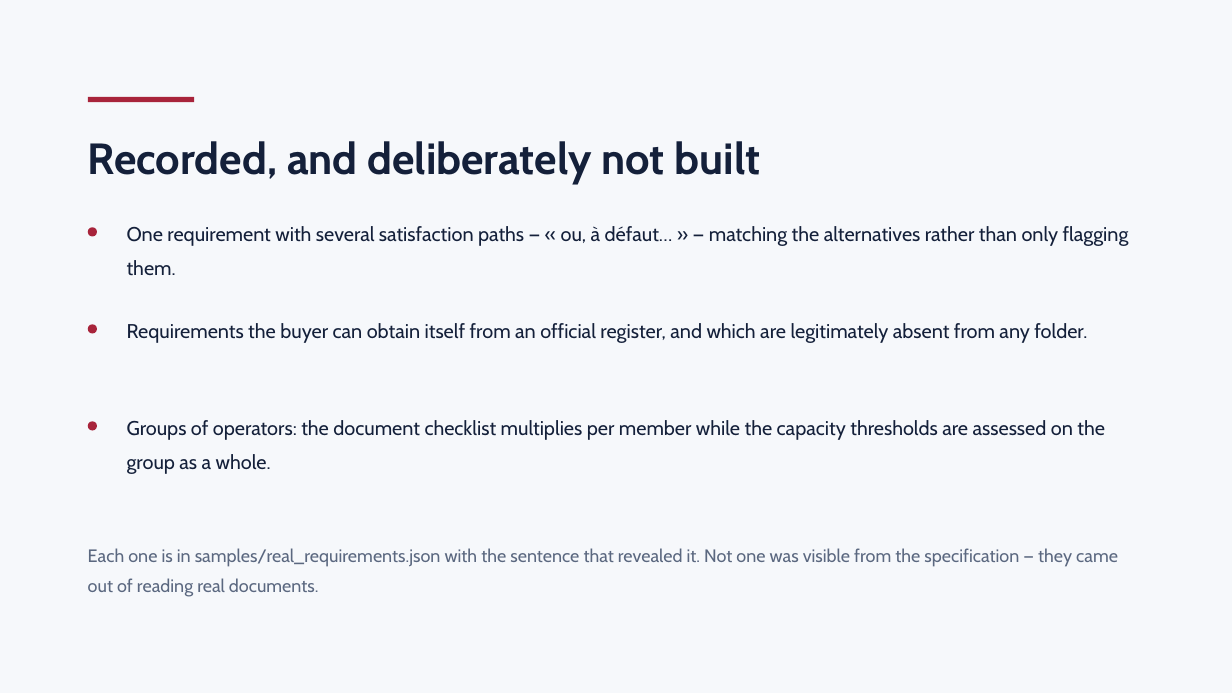
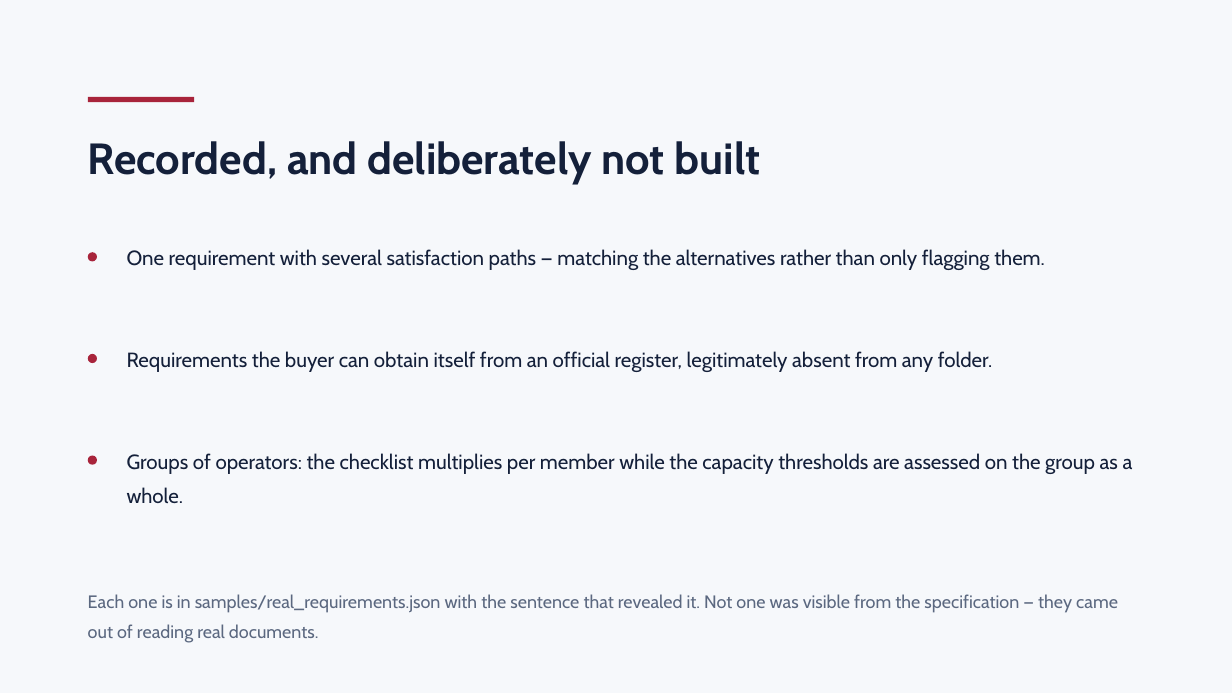
Before and after one commit to Yoh5/tender-compliance-agent, a slide deck: slide 10 of docs/deck.pptx (slide 12 before the commit). Drawn at 1232x693 pixels with LibreOffice and Linux fonts; fonts in the diff are those of the drawing. Boxes give left, top, right and bottom in pixels: in the first picture for what was removed or moved away, otherwise in the second. Text is boxed around its words. In the diff, an @@ line names an element or a change of style, - is before the commit and + after.

```diff
--- a/docs/deck.pptx
+++ b/docs/deck.pptx
@@ ellipse: place and size @@
-ellipse at (88,227,97,237)
+ellipse at (88,252,97,262)
@@ text at (127,249,1045,270): text changed; size 15.5 to 16 pt @@
-One requirement with several satisfaction paths — « ou, à défaut… » — matching the alternatives rather than only flagging them.
+One requirement with several satisfaction paths — matching the alternatives rather than only flagging them.
@@ ellipse: place and size @@
-ellipse at (88,324,97,334)
+ellipse at (88,354,97,363)
@@ text at (127,351,993,372): text changed; size 15.5 to 16 pt @@
-Requirements the buyer can obtain itself from an official register, and which are legitimately absent from any folder.
+Requirements the buyer can obtain itself from an official register, legitimately absent from any folder.
@@ ellipse: place and size @@
-ellipse at (88,421,97,431)
+ellipse at (88,456,97,465)
@@ text at (127,453,1133,504): text changed; size 15.5 to 16 pt @@
-Groups of operators: the document checklist multiplies per member while the capacity thresholds are assessed on the group as a whole.
+Groups of operators: the checklist multiplies per member while the capacity thresholds are assessed on the group as a whole.
@@ text "Each one is in samples/real_requirements.json ...": place and size @@
-text "Each one is in samples/real_requirements.json ..." at (88,548,1118,597)
+text "Each one is in samples/real_requirements.json ..." at (88,594,1118,643)
```
Also in this commit, not shown: 8 other slides changed, 2 slides removed, 2 other files.
